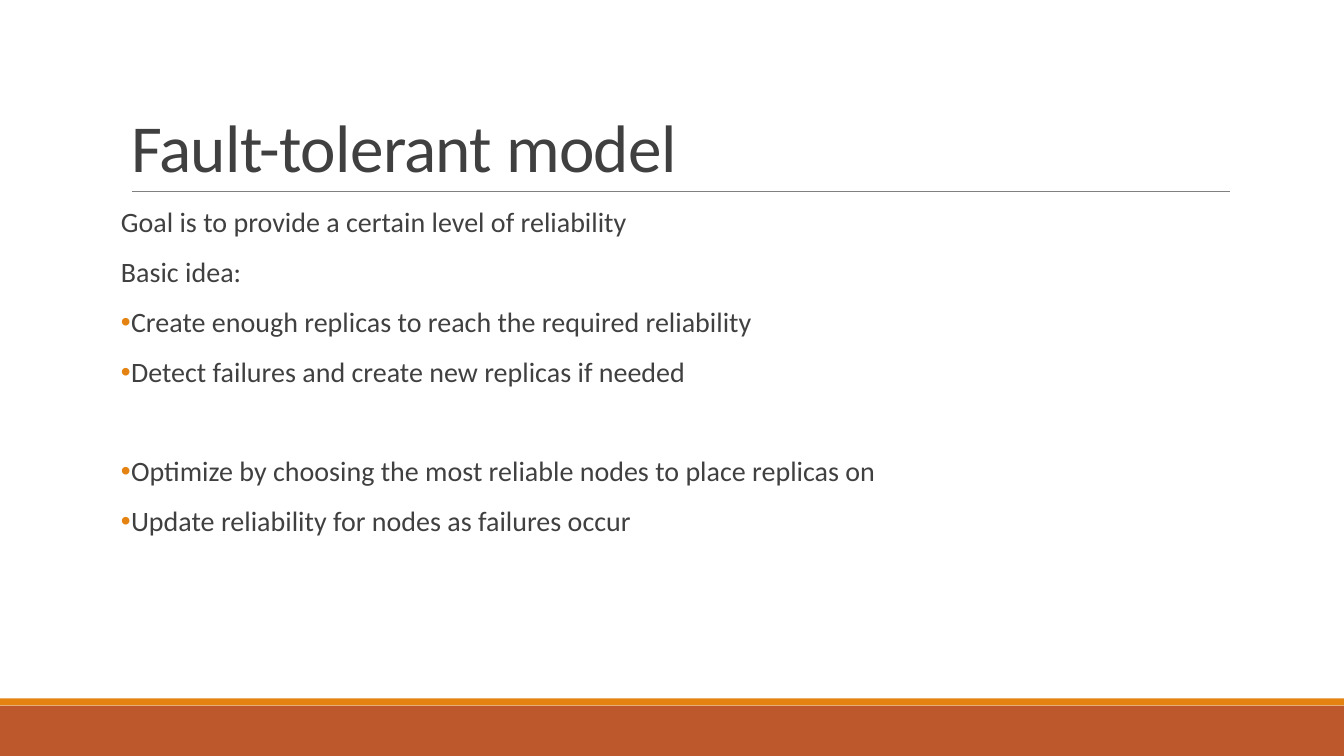
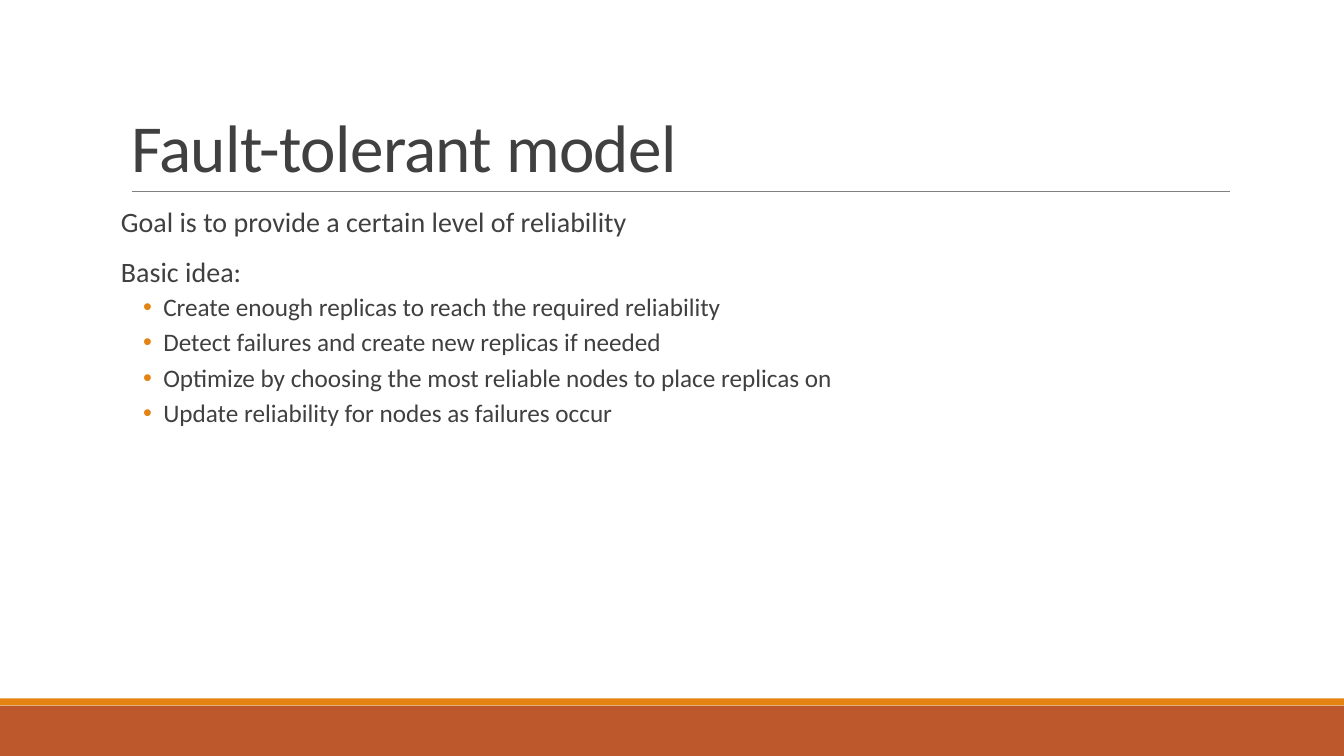
Before and after one commit to PStahl/master_thesis, a slide deck: slide 13 of presentation/presentation.pptx. Drawn at 1344x756 pixels with LibreOffice and Linux fonts; fonts in the diff are those of the drawing. Boxes give left, top, right and bottom in pixels: in the first picture for what was removed or moved away, otherwise in the second. Text is boxed around its words. In the diff, an @@ line names an element or a change of style, - is before the commit and + after.

```diff
--- a/presentation/presentation.pptx
+++ b/presentation/presentation.pptx
@@ text at box(163, 298, 832, 426): size 20 to 18 pt in "Create enough replicas to reach the required ...", "Detect failures and create new replicas if ...", "Optimize by choosing the most reliable nodes ...", "Update reliability for nodes as failures occur"; list level 1 to 2 in "Create enough replicas to reach ..."; list level 1 to 2 in "Detect failures and create new ..."; list level 1 to 2 in "Optimize by choosing the most ..."; list level 1 to 2 in "Update reliability for nodes as ..." @@
```
Also in this commit, not shown: 9 other slides changed.
